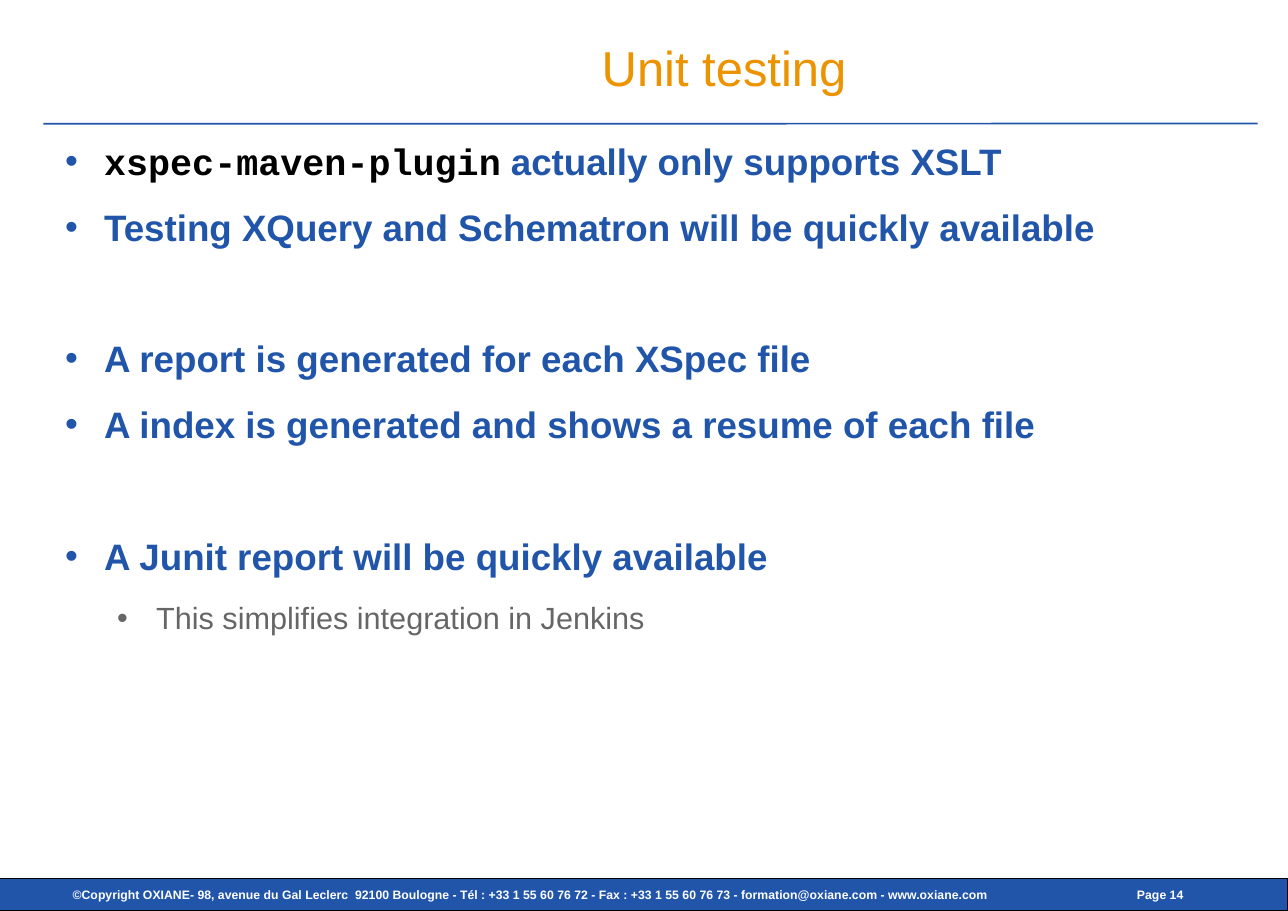
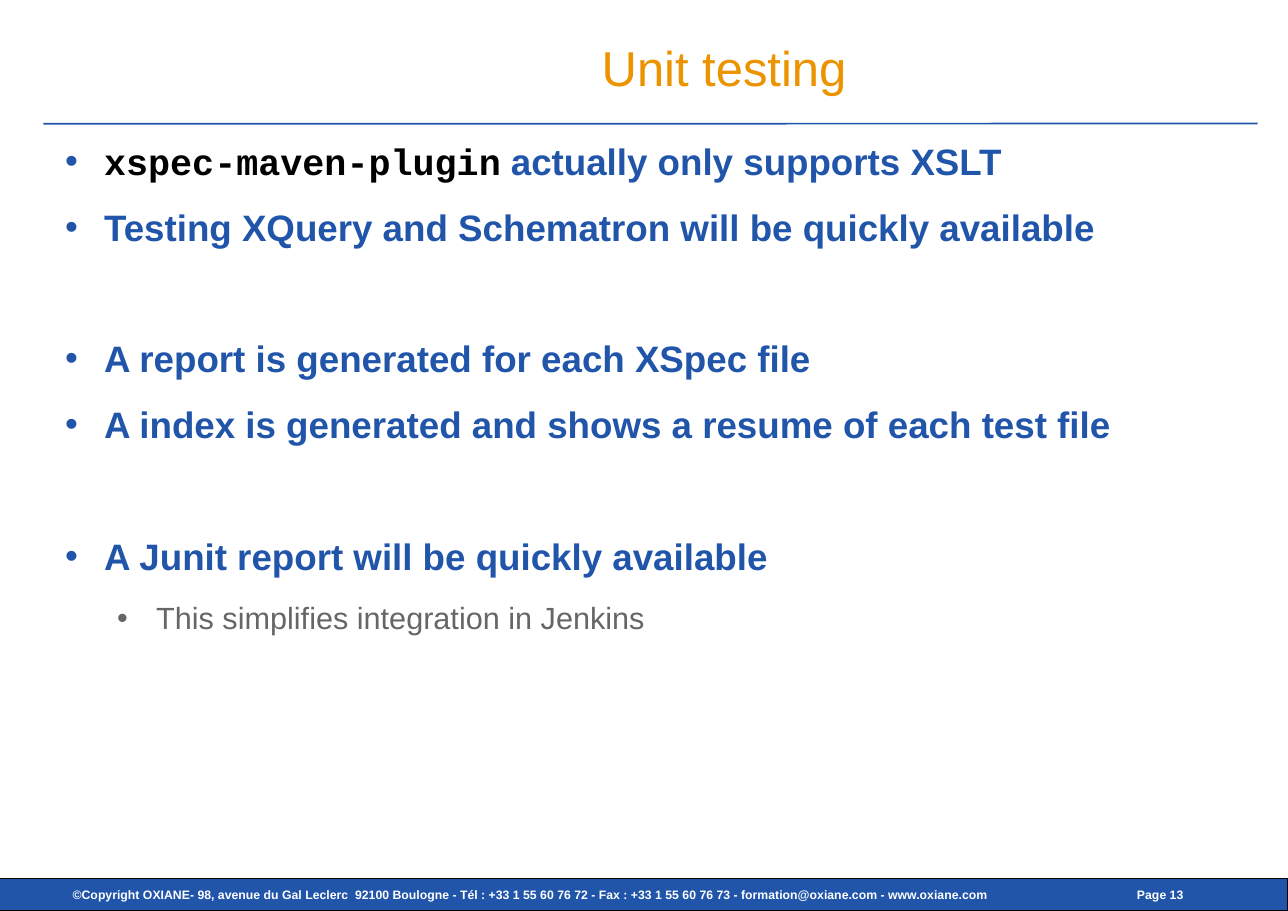
Before and after one commit to cmarchand/xmlprague-demo, a slide deck: slide 13 of src/site/slides_2.odp (slide 14 before the commit). Drawn at 1288x911 pixels with LibreOffice and Linux fonts; fonts in the diff are those of the drawing; background and template pictures are left out. Boxes give left, top, right and bottom in pixels: in the first picture for what was removed or moved away, otherwise in the second. Text is boxed around its words. In the diff, an @@ line names an element or a change of style, - is before the commit and + after.

```diff
--- a/src/site/slides_2.odp
+++ b/src/site/slides_2.odp
@@ text at box(104, 411, 1110, 445): text changed @@
-• A index is generated and shows a resume of each file
+• A index is generated and shows a resume of each test file
@@ page number at box(1137, 890, 1184, 902): text changed @@
-Page 14
+Page 13
```
Also in this commit, not shown: 9 other slides changed, 1 slide removed, 6 other files.
